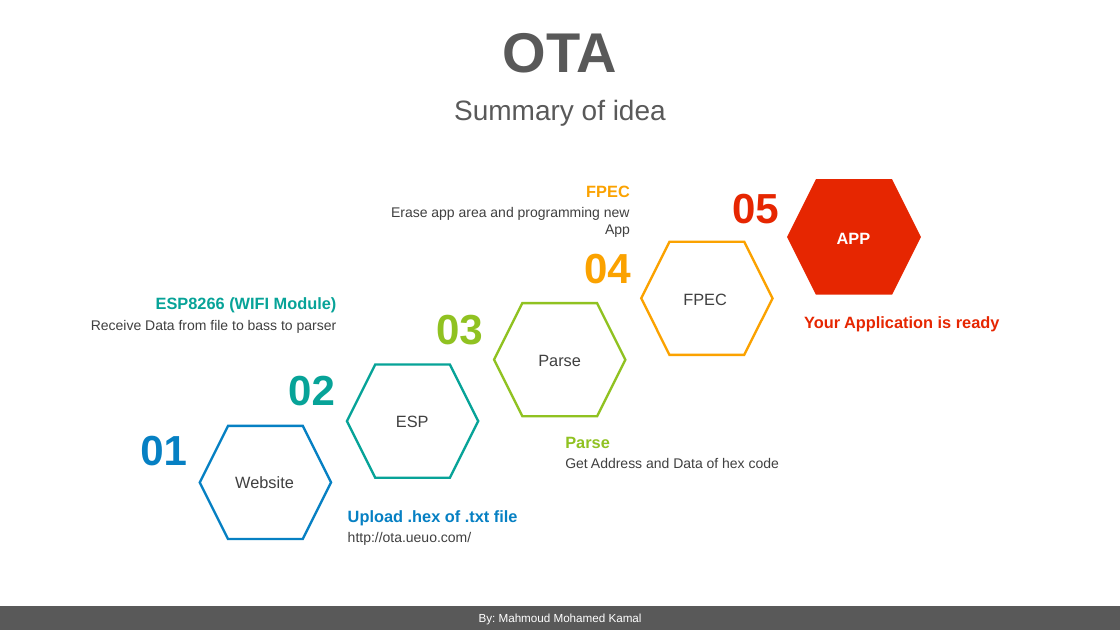
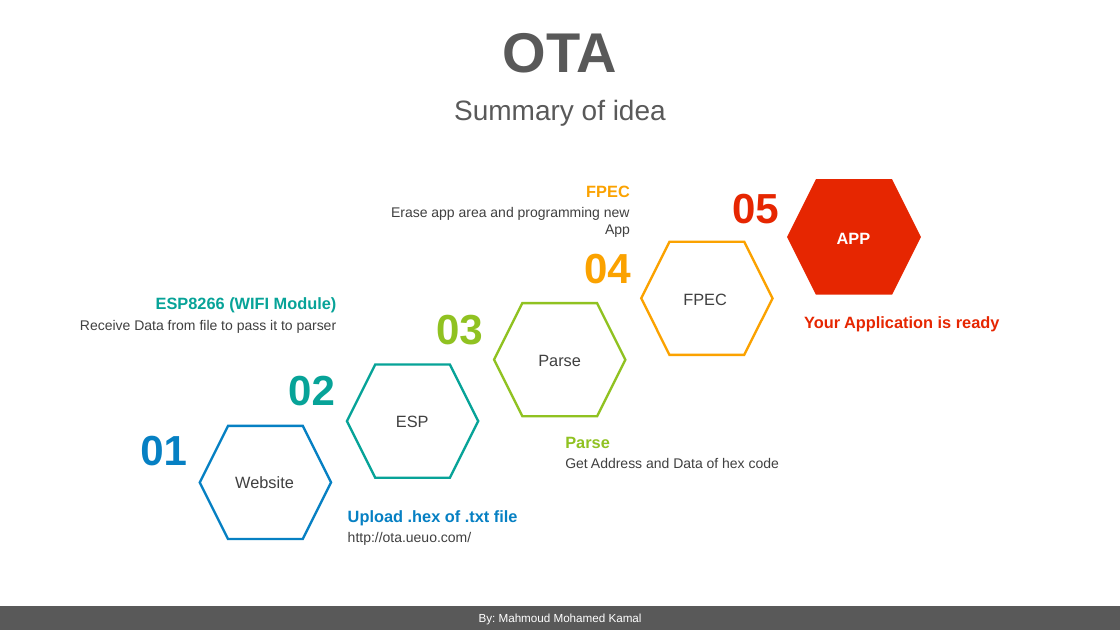
Before and after one commit to MahmoudFierro98/IMTSchool-ARM_Programming_Diploma_Online_2020, a slide deck: slide 1 of OTA - Final Project/Summary.pptx. Drawn at 1120x630 pixels with LibreOffice and Linux fonts; fonts in the diff are those of the drawing. Boxes give left, top, right and bottom in pixels: in the first picture for what was removed or moved away, otherwise in the second. Text is boxed around its words. In the diff, an @@ line names an element or a change of style, - is before the commit and + after.

```diff
--- a/OTA - Final Project/Summary.pptx
+++ b/OTA - Final Project/Summary.pptx
@@ text at [80,320,337,333]: text changed @@
-Receive Data from file to bass to parser
+Receive Data from file to pass it to parser
```
